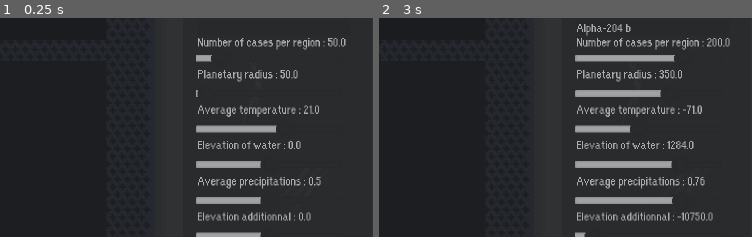
Above: before the commit, frames 1-2 (left to right).
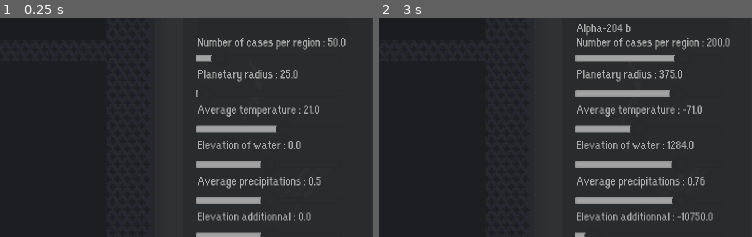
Above: after the commit, the same moments.

Repository: Jujedie/PlanetGenerator
Game: Godot game, scene res://data/scn/master.tscn
Same seed, same stepped clock (60 frames per second), same inputs: the game is played once before the commit and once after it.
Inputs (mouse positions are % of the whole screen's width and height, from its top left):
- Up to frame 1 (0.25 s): no input
- Up to frame 2 (3 s): click (87, 14) at 0.52 s; type "12" at 0.6 s; click "Next map" at 1.25 s; click "Next map" at 2 s; click "Randomise" at 2.75 s
The pictures show only the part of the screen within x 50-100%, y 12-62%; the shares and areas given below are measured in that part.

The runs differ from the first frame. In frame 1, less than 0.1% of the frame differs, in the area x 75-78%, y 23-28%; in frame 2, 0.1%, in the area x 75-80%, y 23-37%.

Commit message:
fix: Ajuster les valeurs minimales et de pas du slider pour une meilleure expérience utilisateur

Diff:
--- a/data/scn/master.tscn
+++ b/data/scn/master.tscn
@@ -128,10 +128,10 @@
 theme_override_styles/slider = ExtResource("3_7ybw1")
 theme_override_styles/grabber_area = ExtResource("4_w6tpy")
 theme_override_styles/grabber_area_highlight = ExtResource("4_w6tpy")
-min_value = 50.0
+min_value = 25.0
 max_value = 500.0
-step = 50.0
-value = 50.0
+step = 5.0
+value = 25.0
 metadata/_edit_lock_ = true
 
 [node name="Node2D" type="Node2D" parent="Node2D/Control/sldRayonPlanetaire"]
